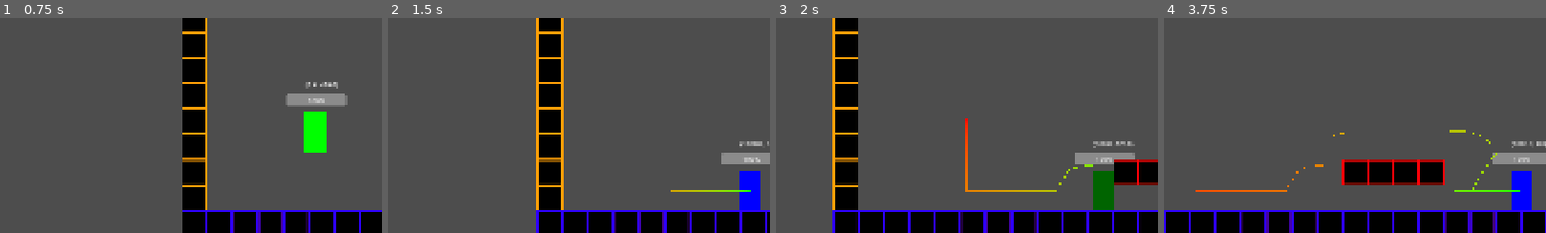
Above: before the commit, frames 1-4 (left to right).
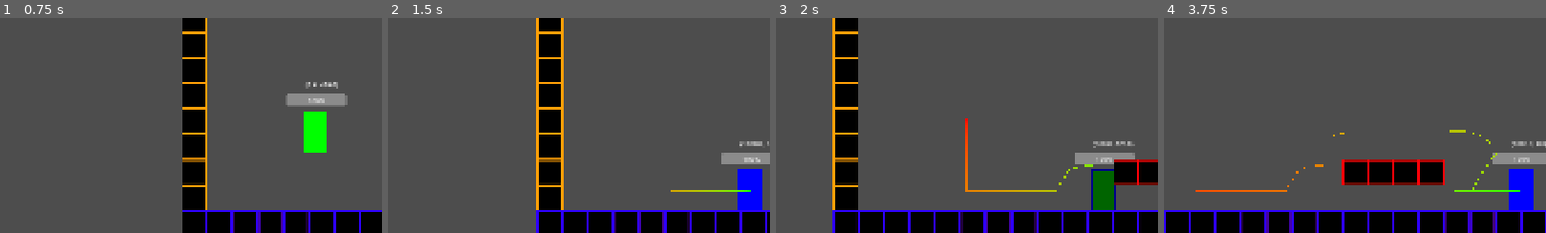
Above: after the commit, the same moments.

Repository: cmoll24/2025_IGC_Vela_Spark
Game: Godot game, scene res://src/main/title.tscn
The game is run twice, just before and just after one commit, with the same random seed, the same clock (stepped at 60 frames per second) and the same inputs.
Inputs:
- Up to frame 1 (0.75 s): click "Level 1" at 0.5 s
- Up to frame 2 (1.5 s): tap Enter at 1.25 s; hold Right (move_right) from 1.28 s (still down); hold C (dash) from 1.28 s (still down)
- Up to frame 3 (2 s): keep holding Right (move_right); keep holding C (dash); tap Z (jump) at 1.52, 1.55, 1.82 s
- Up to frame 4 (3.75 s): release C (dash) at 2.03 s; tap Z (jump) at 2.1, 2.27, 2.57, 3.05 s; tap C (dash) at 2.3, 3.6 s; release Right (move_right) at 2.78 s; hold Left (move_left) 2.78-3.53 s; hold C (dash) 2.78-3.53 s; hold Right (move_right) from 3.53 s (still down)
The pictures show only the part of the screen within x 9-59%, y 50-100%; the shares and areas given below are measured in that part.

Frame 1 is identical in both runs. In frame 2, 0.2% of the frame differs, in the area x 91-98%, y 70-90%; in frame 3, 0.2%; in frame 4, 0.3%, in the area x 90-97%, y 70-90%.

Commit message:
Added dash indicator on player + immobilize functionality

Diff:
--- a/2025-igc-boss/src/player/player.tscn
+++ b/2025-igc-boss/src/player/player.tscn
@@ -80,6 +80,13 @@
 &"": SubResource("AnimationLibrary_o822w")
 }
 
+[node name="DashIndicator" type="ColorRect" parent="."]
+offset_left = -30.0
+offset_top = -52.0
+offset_right = 31.0
+offset_bottom = 51.0
+color = Color(0, 1, 1, 1)
+
 [node name="ColorRect" type="ColorRect" parent="."]
 offset_left = -26.0
 offset_top = -50.0
--- a/2025-igc-boss/src/player/playerController.gd
+++ b/2025-igc-boss/src/player/playerController.gd
@@ -17,6 +17,9 @@
 
 	debug_animation()
 
+func _process(_delta: float) -> void:
+	$DashIndicator.visible = move_control.has_dash
+
 func debug_animation():
 	flip_node.scale.x = move_control.direction_facing
 
@@ -26,8 +29,10 @@
 		$ColorRect.color = Color.BLUE
 	elif move_control.air_jump_amount == 1:
 		$ColorRect.color = Color.GREEN
+		$DashIndicator.color = Color.BLUE
 	elif move_control.air_jump_amount == 0:
 		$ColorRect.color = Color.DARK_GREEN
+		$DashIndicator.color = Color.DARK_BLUE
 
 func hit(attacker: Node2D) -> void:
 	health_control.hit(attacker)
@@ -45,6 +50,7 @@
 	global_position = move_control.last_ground_location
 	health_control.apply_invincibility()
 	health_control.take_damage(10)
+	move_control.apply_immobility(1)
 
 
 func _on_enemy_collide(body: Node2D) -> void:
--- a/2025-igc-boss/src/player/playerMovement.gd
+++ b/2025-igc-boss/src/player/playerMovement.gd
@@ -5,6 +5,7 @@
 @onready var coyote_timer = $CoyoteTime
 @onready var dash_attack_cooldown = $DashAttackCooldown
 @onready var dash_duration = $DashDuration
+@onready var immobile_timer = $ImmobileTime
 
 @export var player : Player
 @export var ground_detector : RayCast2D
@@ -50,9 +51,12 @@
 var last_ground_location : Vector2
 
 func get_player_direction():
-	move_input = sign(Input.get_axis("move_left", "move_right"))
+	if immobile_timer.is_stopped():
+		move_input = sign(Input.get_axis("move_left", "move_right"))
+	else:
+		move_input = 0
 	if move_input != 0:
-		direction_facing = sign(move_input)
+			direction_facing = sign(move_input)
 
 func physics_update(delta: float) -> void:
 	if player.velocity.y < JUMP_PEAK_RANGE and player.velocity.y > -JUMP_PEAK_RANGE and not player.is_on_floor():
@@ -203,9 +207,13 @@
 	is_knocked_back = true
 	knockback_timer = knockback_duration
 
+func apply_immobility(time_amount : float):
+	immobile_timer.start(time_amount)
+
 func _input(event: InputEvent) -> void:
-	if event.is_action_pressed("jump") and not dash_attack_state:
-		jump_grace_timer.start()
-	elif event.is_action_pressed("dash"):
-		if has_dash and not dash_state and dash_attack_cooldown.is_stopped():
-			dash()
+	if immobile_timer.is_stopped():
+		if event.is_action_pressed("jump") and not dash_attack_state:
+			jump_grace_timer.start()
+		elif event.is_action_pressed("dash"):
+			if has_dash and not dash_state and dash_attack_cooldown.is_stopped():
+				dash()
--- a/2025-igc-boss/src/player/playerMovement.tscn
+++ b/2025-igc-boss/src/player/playerMovement.tscn
@@ -21,4 +21,7 @@
 wait_time = 0.2
 one_shot = true
 
+[node name="ImmobileTime" type="Timer" parent="."]
+one_shot = true
+
 [connection signal="timeout" from="DashDuration" to="." method="_on_dash_duration_timeout"]
